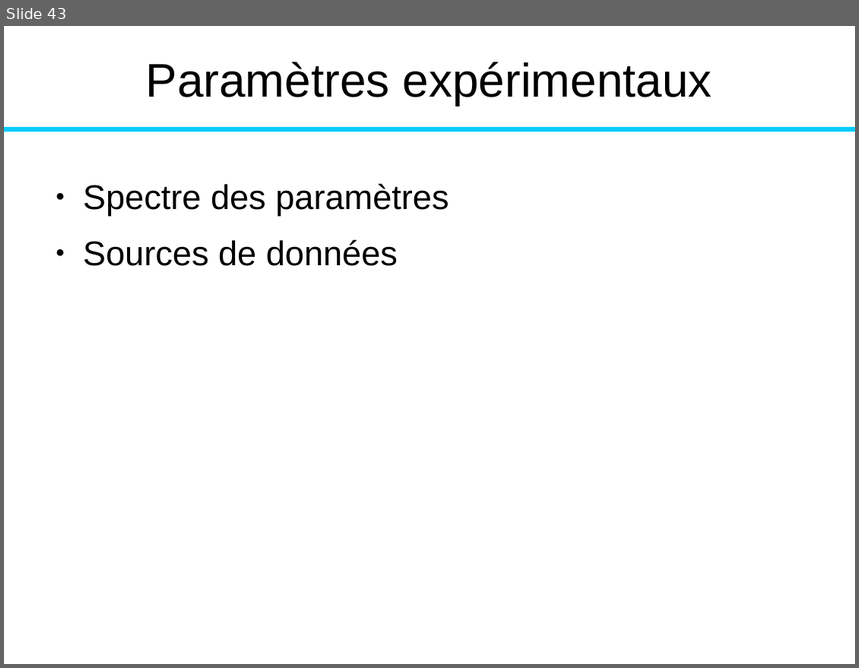
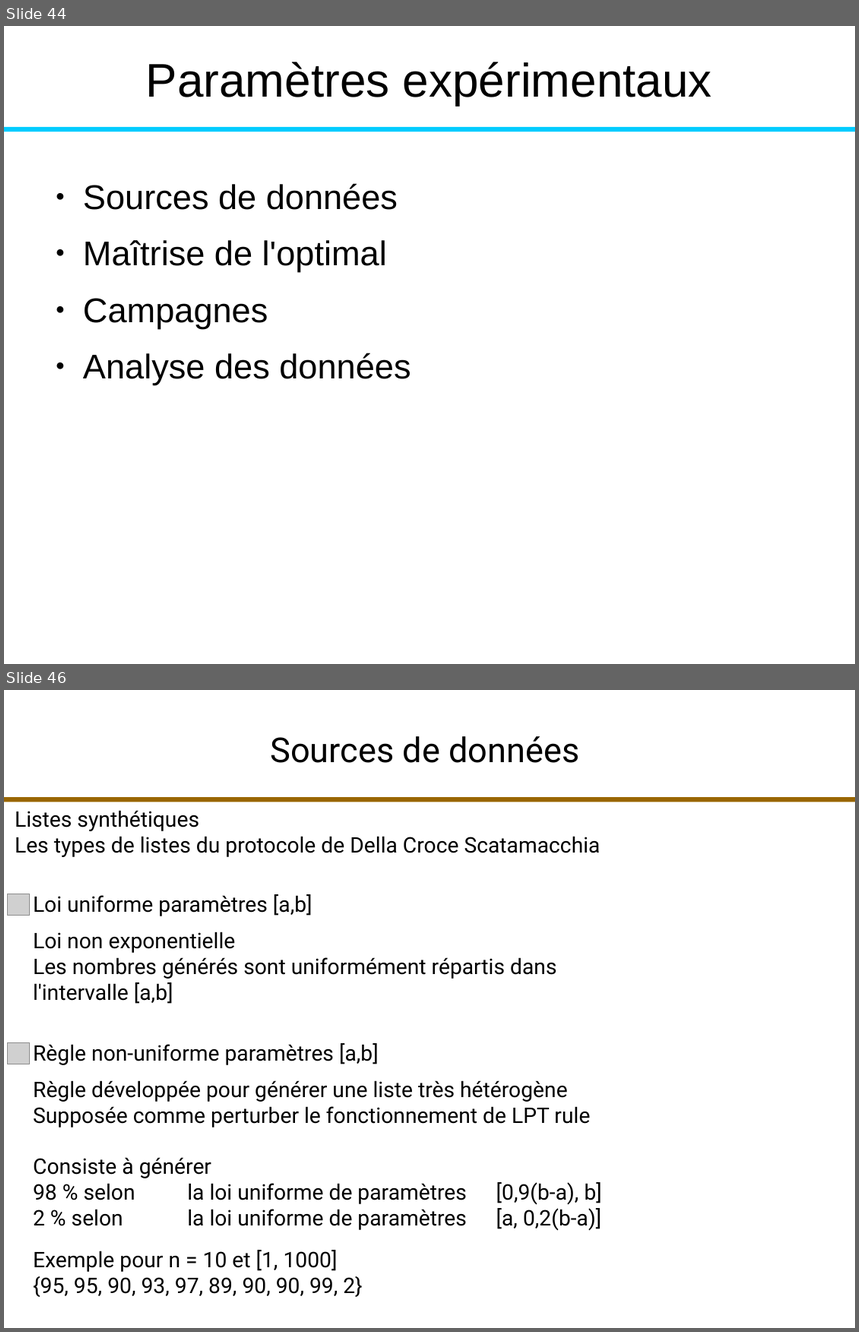
Before and after one commit to fColas68/eprLPT, a slide deck: presentation/presentation.odp. Shown one above the other, each under a label of ours: slide 43 before the commit, slides 44 and 46 after it; the slides between them are not shown. The pictures are 859x668 and 859x1332 pixels, drawn with LibreOffice and Linux fonts; fonts in the diff are those of the drawing; grey boxes stand for pictures. Boxes give left, top, right and bottom in pixels: in the first picture for what was removed or moved away, otherwise in the second. Text is boxed around its words. In the diff, an @@ line names an element or a change of style, - is before the commit and + after.

```diff
--- a/presentation/presentation.odp
+++ b/presentation/presentation.odp
@@ slide 46 added at (4, 690, 855, 1328), background #FFFFFF @@
@@ title added at (270, 736, 579, 763), 32 pt, text #000000 @@
+Sources de données
@@ line added from (4, 799) to (855, 799), #996600 4.51 pt @@
@@ text added at (15, 810, 601, 857), 20 pt, text #000000 @@
+Listes synthétiques
+Les types de listes du protocole de Della Croce Scatamacchia
@@ picture added at (7, 894, 29, 916) @@
@@ text added at (33, 894, 313, 916), 20 pt, text #000000 @@
+Loi uniforme paramètres [a,b]
@@ text added at (33, 932, 557, 1004), 20 pt, text #000000 @@
+Loi non exponentielle
+Les nombres générés sont uniformément répartis dans l'intervalle [a,b]
@@ picture added at (7, 1043, 29, 1065) @@
@@ text added at (33, 1043, 379, 1065), 20 pt, text #000000 @@
+Règle non-uniforme paramètres [a,b]
@@ text added at (33, 1081, 601, 1231), 20 pt, text #000000 @@
+Règle développée pour générer une liste très hétérogène
+Supposée comme perturber le fonctionnement de LPT rule
+Consiste à générer
+98 % selon la loi uniforme de paramètres [0,9(b-a), b]
+2 % selon la loi uniforme de paramètres [a, 0,2(b-a)]
@@ text added at (33, 1250, 362, 1297), 20 pt, text #000000 @@
+Exemple pour n = 10 et [1, 1000]
+{95, 95, 90, 93, 97, 89, 90, 90, 99, 2}
@@ what was slide 43 is now slide 44 @@
@@ slide 44 changed as well @@
@@ text at (83, 183, 449, 216): paragraph removed @@
-● Spectre des paramètres
@@ text at (83, 240, 411, 385): paragraphs added @@
+● Maîtrise de l'optimal
+● Campagnes
+● Analyse des données
```
Also in this commit, not shown: 13 other slides changed, 17 other slides added, 2 slides removed.
